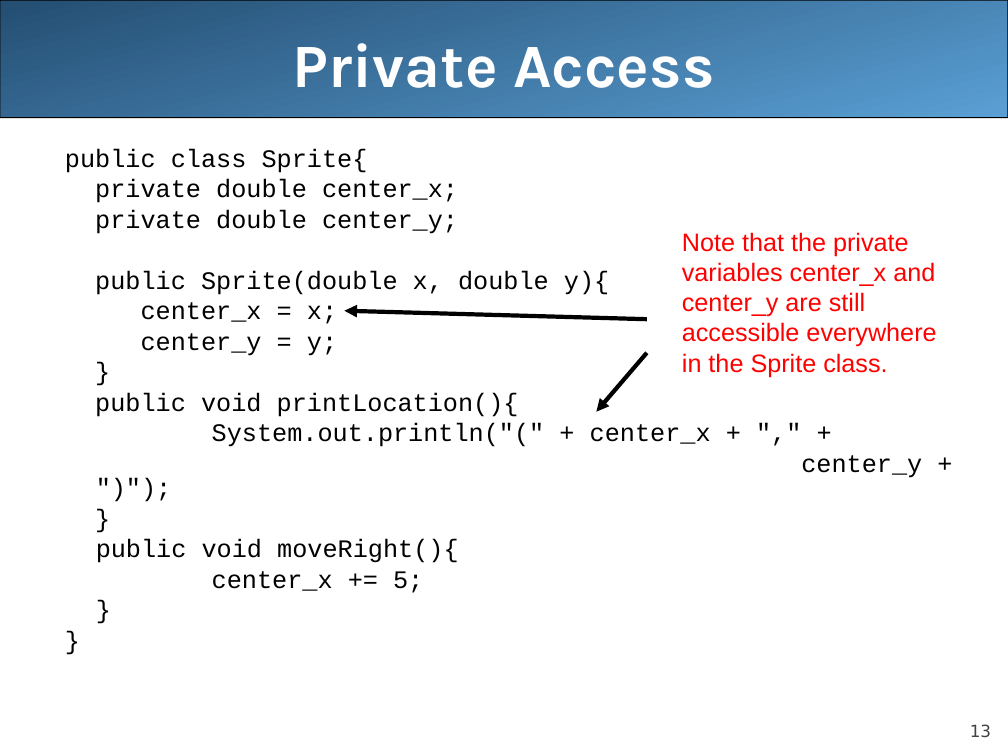
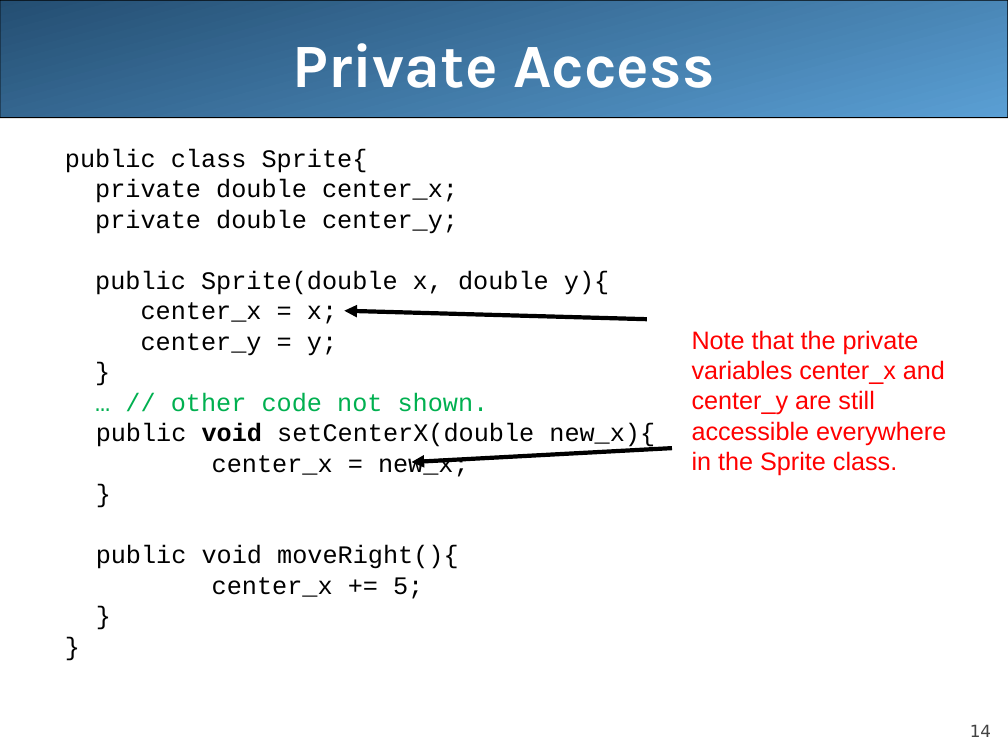
Before and after one commit to LongBaoNguyen/longbaonguyen.github.io, a slide deck: slide 14 of courses/apcsa/lecture13.ppt (slide 13 before the commit). Drawn at 1008x756 pixels with LibreOffice and Linux fonts; fonts in the diff are those of the drawing. Boxes give left, top, right and bottom in pixels: in the first picture for what was removed or moved away, otherwise in the second. Text is boxed around its words. In the diff, an @@ line names an element or a change of style, - is before the commit and + after.

```diff
--- a/courses/apcsa/lecture13.ppt
+++ b/courses/apcsa/lecture13.ppt
@@ text "Note that the private variables ...": place and size @@
-text "Note that the private variables ..." at bbox=[682, 232, 936, 377]
+text "Note that the private variables ..." at bbox=[692, 330, 946, 476]
@@ arrow removed from (647, 353) to (597, 411) @@
@@ text at bbox=[96, 392, 655, 477]: text changed @@
-  public void printLocation(){
-  System.out.println("(" + center_x + "," +
-  center_y + ")");
+  … // other code not shown.
+  public void setCenterX(double new_x){
+  center_x = new_x;
@@ arrow added from (672, 449) to (411, 462), #000000 3 pt @@
@@ page number at bbox=[970, 724, 991, 737]: text changed @@
-13
+14
```
Also in this commit, not shown: 12 other slides changed, 1 slide added, 2 other files.
